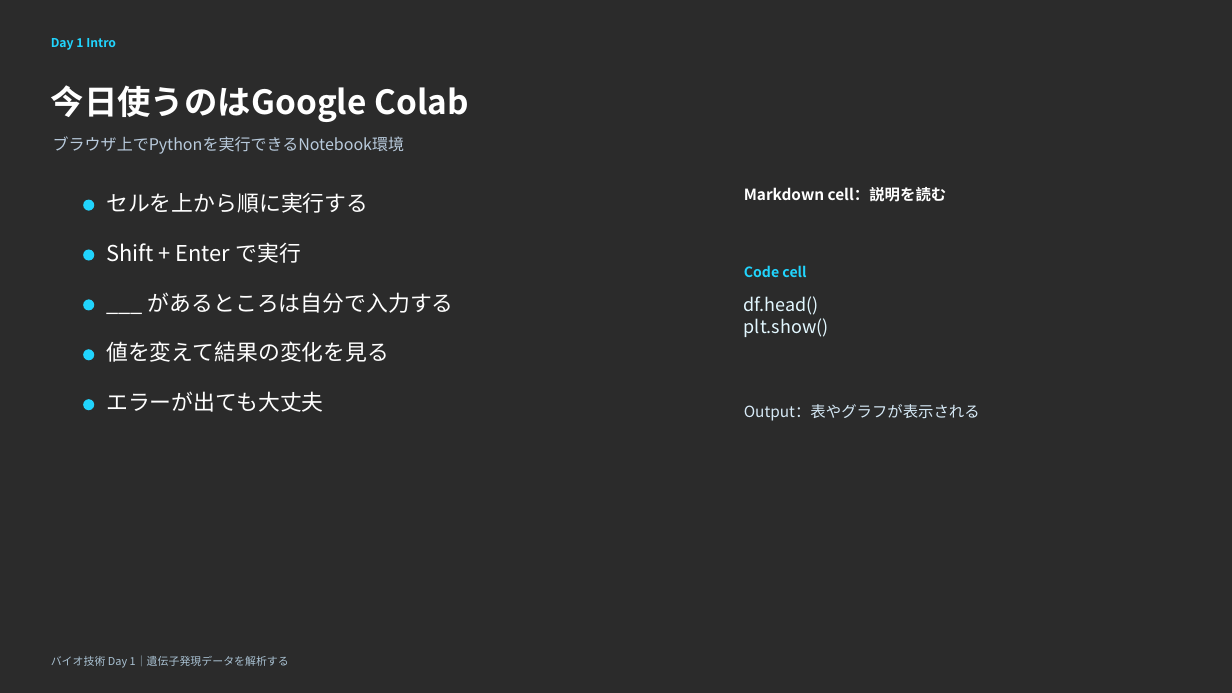
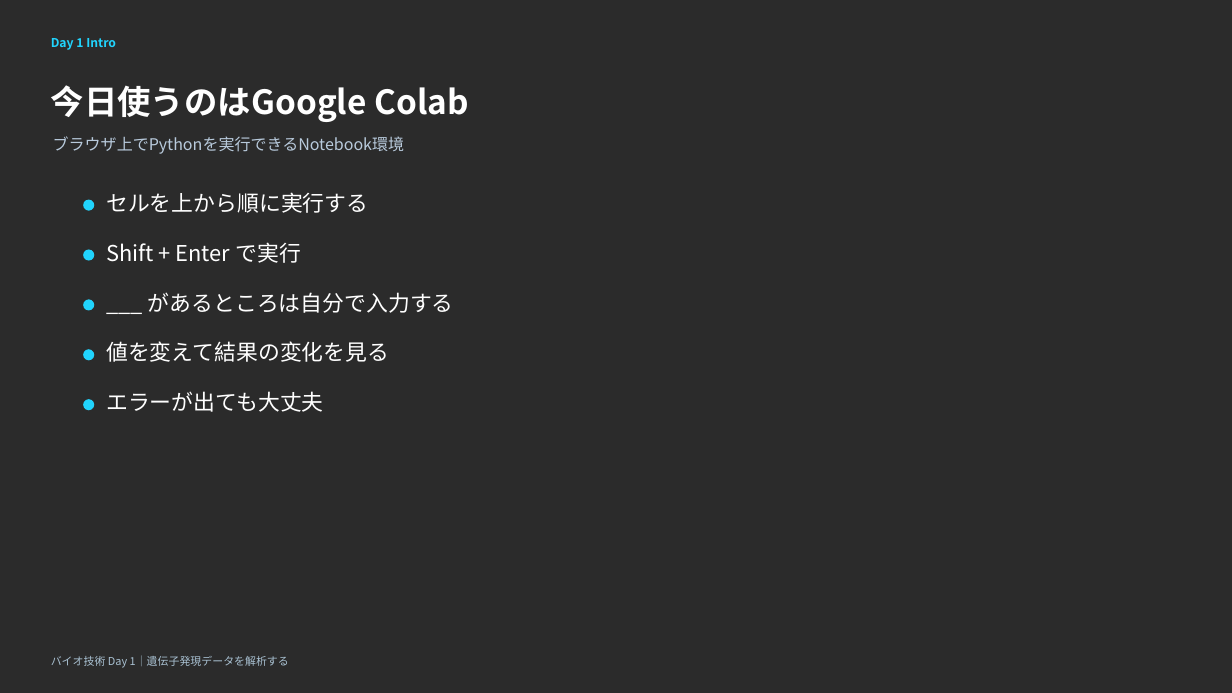
Before and after one commit to iwata97/bioinfo_2026, a slide deck: slide 6 of bioinformatics_day1_AM.pptx. Drawn at 1232x693 pixels with LibreOffice and Linux fonts; fonts in the diff are those of the drawing; background and template pictures are left out; a plain dark background stands for a picture behind light text. Boxes give left, top, right and bottom in pixels: in the first picture for what was removed or moved away, otherwise in the second. Text is boxed around its words. In the diff, an @@ line names an element or a change of style, - is before the commit and + after.

```diff
--- a/bioinformatics_day1_AM.pptx
+++ b/bioinformatics_day1_AM.pptx
@@ text removed at (744,187,947,202) @@
-Markdown cell：説明を読む
@@ text removed at (744,265,806,277) @@
-Code cell
@@ text removed at (744,296,829,337) @@
-df.head()
-plt.show()
@@ text removed at (744,404,980,421) @@
-Output：表やグラフが表示される
```
Also in this commit, not shown: 2 other slides changed, 1 other file.
